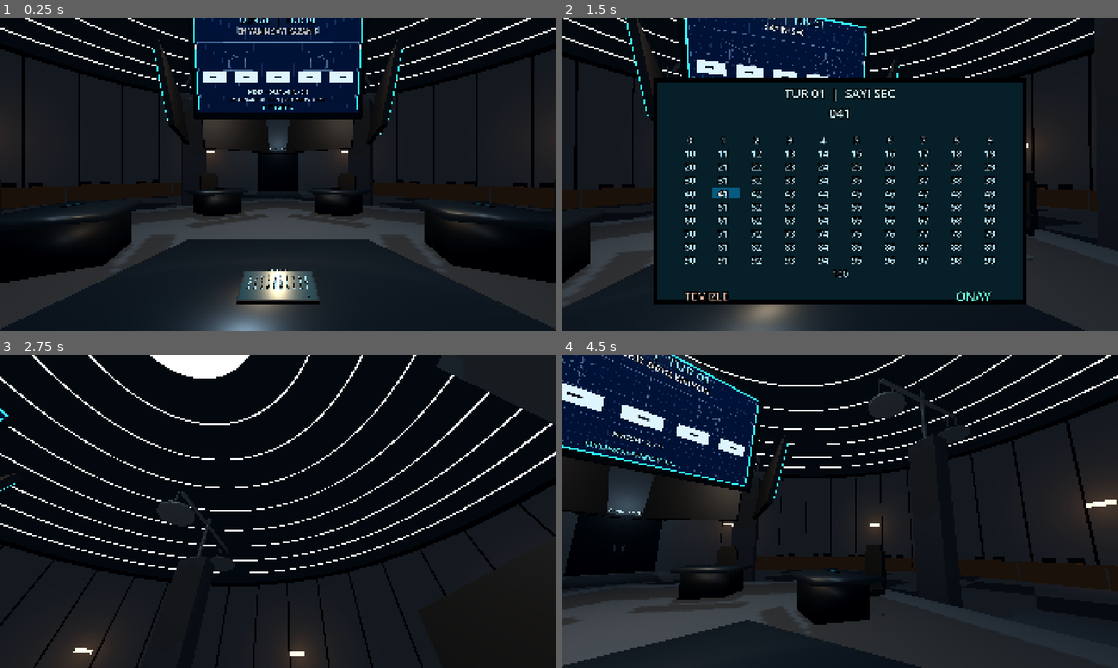
Above: before the commit, frames 1-4 (two rows, left to right).
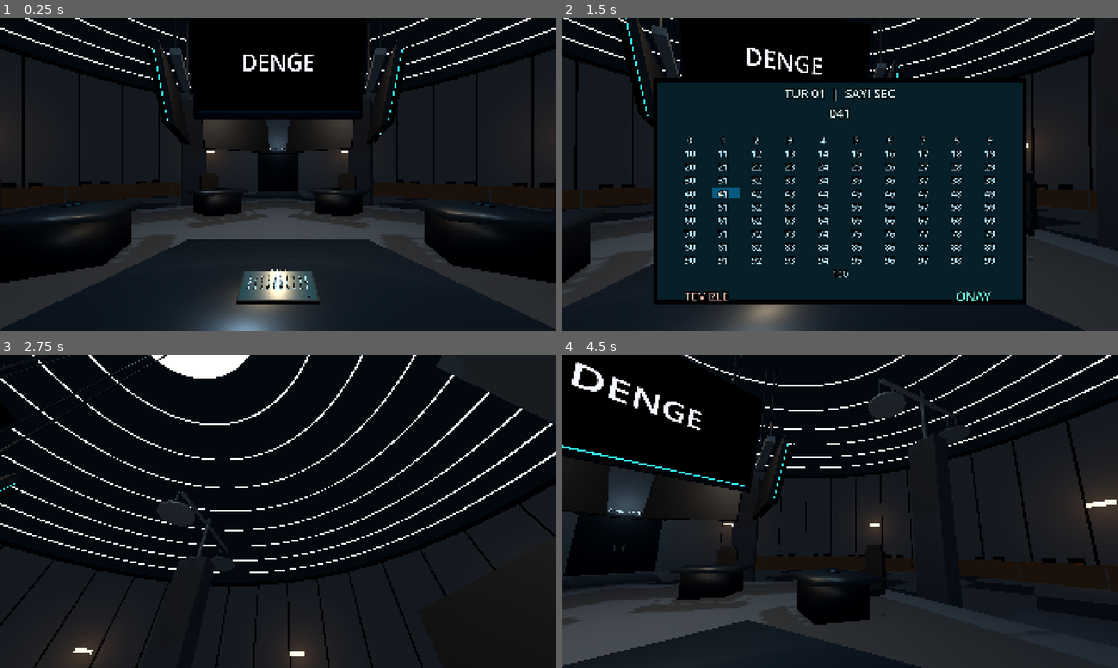
Above: after the commit, the same moments.

Repository: SerkanAydin06/DENGE
Game: Godot game, scene res://scenes/game_room.tscn
Two runs of this game, one before a commit and one after it. Both use one fixed random seed, a clock stepped at 60 frames per second and the inputs below.
Inputs (mouse positions are in pixels of both pictures, inside the frame that each line leads up to):
- Up to frame 1 (0.25 s): no input
- Up to frame 2 (1.5 s): tap Enter at 0.5 s; move the mouse to (867, 174) at 0.52 s; tap E at 0.6 s; click (867, 174) at 0.67 s; tap Space at 1.25 s; move the mouse to (728, 190) at 1.27 s; tap 0 at 1.35 s; click (728, 190) at 1.42 s
- Up to frame 3 (2.75 s): tap Enter at 2 s; move the mouse to (333, 442) at 2.02 s; tap 9 at 2.1 s; click (333, 442) at 2.17 s
- Up to frame 4 (4.5 s): tap Space at 2.75, 4.25 s; move the mouse to (834, 517) at 2.77 s; tap Backspace at 2.85 s; click (834, 517) at 2.92 s; tap Enter at 3.5, 3.6 s; move the mouse to (878, 514) at 3.52 s; click (878, 514) at 3.67 s; move the mouse to (795, 508) at 4.27 s; tap Keypad Enter at 4.35 s; click (795, 508) at 4.42 s

The runs differ from the first frame. In frame 1, 9.1% of the frame differs, in the area x 21-79%, y 0-79%; in frame 2, 6.5%; in frame 3, 0.2%; in frame 4, 11%, in the area x 0-44%, y 0-86%.

Commit message:
Preserve manually raised monitor; add symmetric ceiling suspension, black DENGE standby face, and tablet-only E hover hint

Diff:
--- a/scenes/props/player_station.tscn
+++ b/scenes/props/player_station.tscn
@@ -47,6 +47,27 @@
 [sub_resource type="BoxMesh" id="b_TabletHighlight"]
 size = Vector3(0.119, 0.048, 0.007)
 
+[sub_resource type="StandardMaterial3D" id="m_StandbyBlack"]
+resource_name = "Monitor Standby Black"
+shading_mode = 0
+albedo_color = Color(0.003, 0.004, 0.006, 1)
+cull_mode = 2
+
+[sub_resource type="BoxMesh" id="b_StandbyBlack"]
+size = Vector3(2.40, 1.33, 0.013)
+
+[sub_resource type="CylinderMesh" id="b_CeilingCable"]
+top_radius = 0.017
+bottom_radius = 0.017
+height = 12.1
+radial_segments = 12
+
+[sub_resource type="BoxMesh" id="b_CeilingAnchor"]
+size = Vector3(0.30, 0.13, 0.27)
+
+[sub_resource type="BoxMesh" id="b_CeilingCrossBar"]
+size = Vector3(1.50, 0.10, 0.15)
+
 [sub_resource type="BoxMesh" id="b_MonitorBezel"]
 size = Vector3(2.55, 1.49, 0.1)
 
@@ -127,6 +148,16 @@
 transform = Transform3D(1, 0, 0, 0, 1, 0, 0, 0, 1, 0, 0.78, -0.86)
 material_override = ExtResource("m_dark_metal")
 mesh = ExtResource("mesh_body")
+
+[node name="TabletInteractionHint" type="Label3D" parent="."]
+visible = false
+position = Vector3(0, 1.15, -0.76)
+text = "[E] ETKILESIM"
+font_size = 65
+pixel_size = 0.0017
+billboard = 1
+outline_size = 5
+modulate = Color(0.81, 0.97, 1, 1)
 
 [node name="TouchConsole" type="Node3D" parent="Desk" unique_id=905380867]
 transform = Transform3D(0.2, 0, 0, 0, 0.027834622, 0.19805361, 0, -0.19805361, 0.027834622, 0, 0.935, -0.76)
@@ -885,6 +916,33 @@
 
 [node name="ResultDisplay" type="Node3D" parent="." unique_id=971122121]
 transform = Transform3D(1, 0, 0, 0, 1, 0, 0, 0, 1, 0, 1.1259656, -2.2591057)
+
+[node name="CeilingMount" type="Node3D" parent="ResultDisplay"]
+
+[node name="LeftCable" type="MeshInstance3D" parent="ResultDisplay/CeilingMount"]
+position = Vector3(-0.72, 8.23, -0.105)
+mesh = SubResource("b_CeilingCable")
+material_override = ExtResource("m_dark_metal")
+
+[node name="RightCable" type="MeshInstance3D" parent="ResultDisplay/CeilingMount"]
+position = Vector3(0.72, 8.23, -0.105)
+mesh = SubResource("b_CeilingCable")
+material_override = ExtResource("m_dark_metal")
+
+[node name="LeftRoofAnchor" type="MeshInstance3D" parent="ResultDisplay/CeilingMount"]
+position = Vector3(-0.72, 14.28, -0.105)
+mesh = SubResource("b_CeilingAnchor")
+material_override = ExtResource("m_dark_metal")
+
+[node name="RightRoofAnchor" type="MeshInstance3D" parent="ResultDisplay/CeilingMount"]
+position = Vector3(0.72, 14.28, -0.105)
+mesh = SubResource("b_CeilingAnchor")
+material_override = ExtResource("m_dark_metal")
+
+[node name="MonitorSupportBar" type="MeshInstance3D" parent="ResultDisplay/CeilingMount"]
+position = Vector3(0, 2.18, -0.105)
+mesh = SubResource("b_CeilingCrossBar")
+material_override = ExtResource("m_metal")
 
 [node name="ResultMonitor" type="Node3D" parent="ResultDisplay" unique_id=1235211843]
 transform = Transform3D(0.8, 0, 0, 0, 0.7878462, -0.13891855, 0, 0.13891855, 0.7878462, 0, 1.58, 0)
@@ -994,4 +1052,19 @@
 text = "E: TABLETI AL"
 font_size = 46
 
+[node name="StandbyScreen" type="Node3D" parent="ResultDisplay/ResultMonitor"]
+
+[node name="BlackFace" type="MeshInstance3D" parent="ResultDisplay/ResultMonitor/StandbyScreen"]
+position = Vector3(0, 0, 0.156)
+mesh = SubResource("b_StandbyBlack")
+material_override = SubResource("m_StandbyBlack")
+
+[node name="CenterTitle" type="Label3D" parent="ResultDisplay/ResultMonitor/StandbyScreen"]
+position = Vector3(0, 0, 0.186)
+text = "DENGE"
+font_size = 152
+pixel_size = 0.002
+outline_size = 4
+modulate = Color(0.96, 0.97, 1, 1)
+
 [node name="MonitorBlueprint" parent="ResultDisplay/ResultMonitor" unique_id=1954923694 instance=ExtResource("m_blueprint")]
